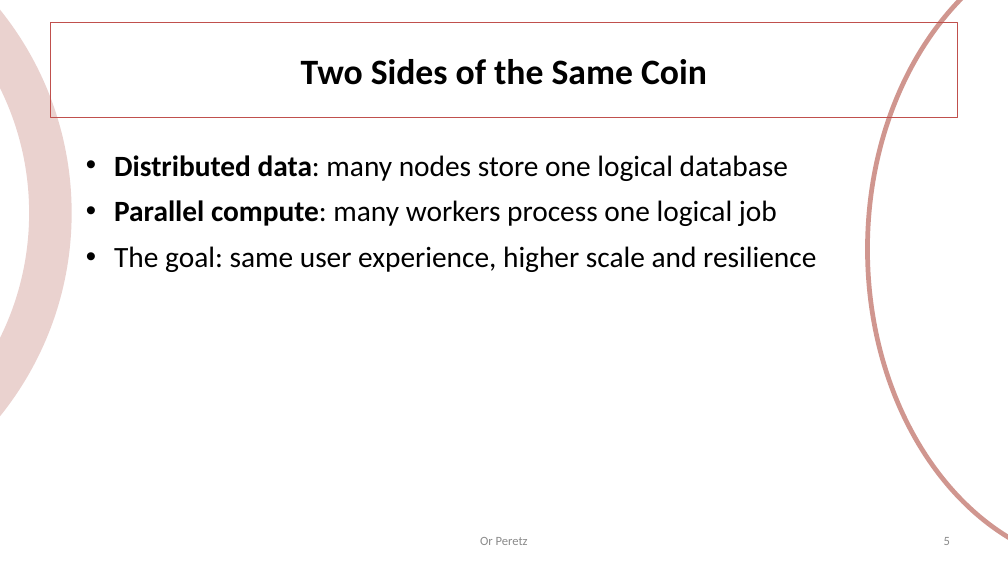
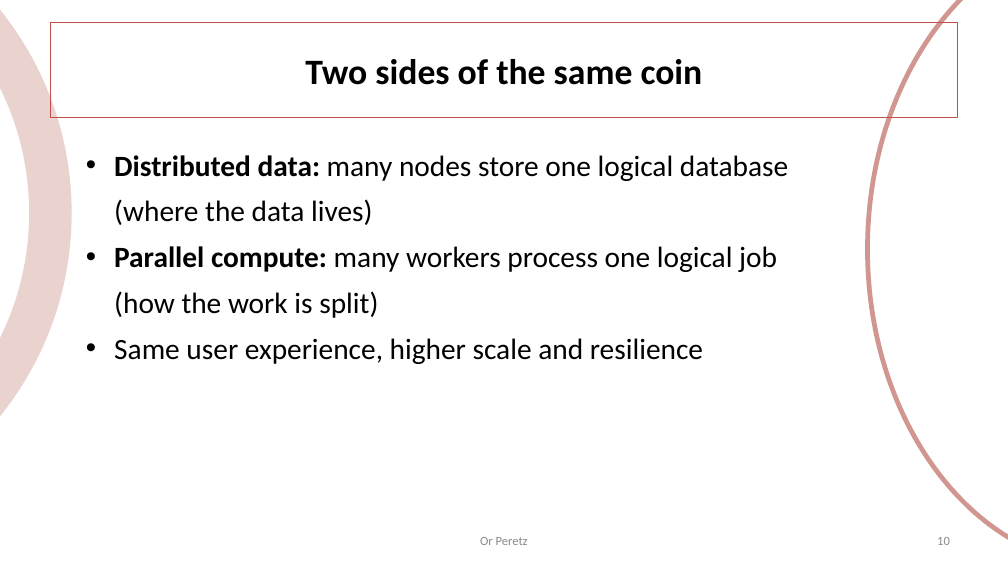
Before and after one commit to OrPerets/data-engineering-course, a slide deck: slide 10 of build/03-distributed-dbs.pptx (slide 5 before the commit). Drawn at 1008x567 pixels with LibreOffice and Linux fonts; fonts in the diff are those of the drawing. Boxes give left, top, right and bottom in pixels: in the first picture for what was removed or moved away, otherwise in the second. Text is boxed around its words. In the diff, an @@ line names an element or a change of style, - is before the commit and + after.

```diff
--- a/build/03-distributed-dbs.pptx
+++ b/build/03-distributed-dbs.pptx
@@ title at (305, 59, 703, 85): text changed @@
-Two Sides of the Same Coin
+Two sides of the same coin
@@ text at (114, 155, 788, 364): text changed @@
-• Distributed data: many nodes store one logical database
-• Parallel compute: many workers process one logical job
-• The goal: same user experience, higher scale and resilience
+• Distributed data: many nodes store one logical database
+  (where the data lives)
+• Parallel compute: many workers process one logical job
+  (how the work is split)
+• Same user experience, higher scale and resilience
@@ page number at (937, 537, 950, 545): text changed @@
-5
+10
```
Also in this commit, not shown: 13 other slides changed, 24 slides added, 16 slides removed, 24 other files.
